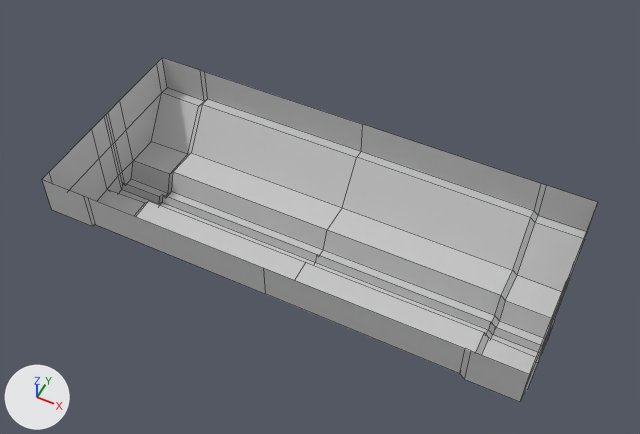
The FBX model Assets/GA/FBX/Ceilling/joint.FBX as it was, and as the next commit left it.
Before and after are seen from a 50 mm camera at (1.62, -3.2, 4.07) aimed at (0.03, -0.01, 0.08). The lights are fixed; the arrows at lower left show +X, +Y and +Z. Mesh edges are drawn as thin lines. Where no turn or scale is listed for an object, it has been applied to the vertices.
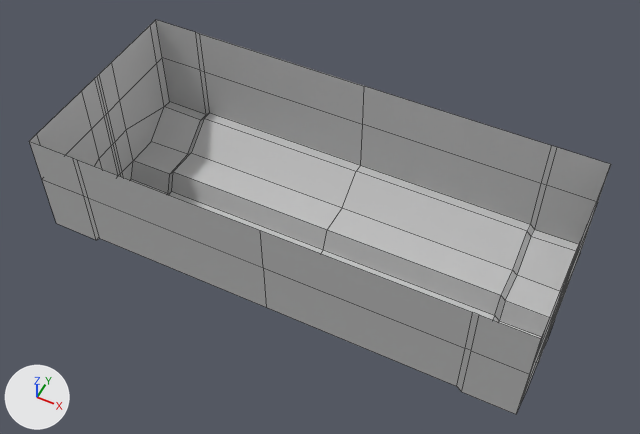
Commit message: Toits avec joints

Pixel boxes [x1, y1, x2, y2] of what changed, in the pictures (640 x 434 px):
'Object002', reshaped (14% taller): before [42, 57, 598, 402]; after [29, 20, 611, 414]

Diff of the bpy script that builds the scene:
```diff
--- a/Assets/GA/FBX/Ceilling/joint.FBX.py
+++ b/Assets/GA/FBX/Ceilling/joint.FBX.py
@@ me_mesh @@
 # used by ob_object002; location = (0.0, 0.0, -0.036)
-me_mesh.from_pydata(...)  # 135 vertices, 120 faces; spans x -1.5..1.5, y -0.65..0.65, z -0.35..0.32
+me_mesh.from_pydata(...)  # 163 vertices, 148 faces; spans x -1.5..1.5, y -0.65..0.65, z -0.35..0.63
+# me_mesh part 1
+# 14 vertices in x -1.5..1.5, y -0.65..0.65, z 0.06..0.09 move by (0.0, 0.0, -0.13)
+# 14 vertices in x -1.5..1.5, y -0.65..0.65, z 0.05..0.09 move by (0.0, 0.0, -0.12)
+# 28 new vertices lie (0.0, 0.0, 0.31) away from vertices in x -1.5..1.5, y -0.65..0.65, z 0.32
+# 28 new faces join them
 me_mesh.materials.append(mat_material__25)
```
